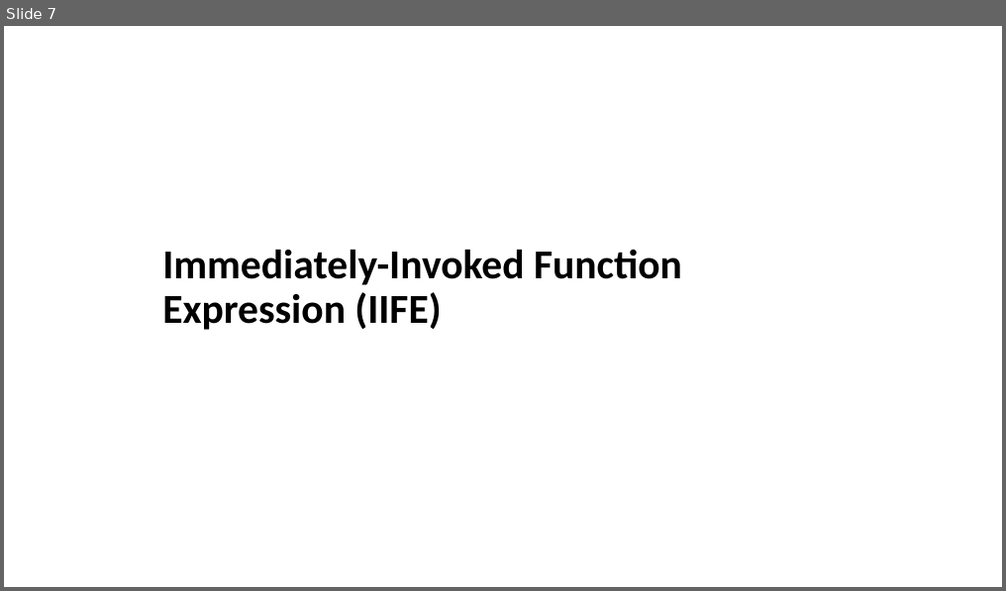
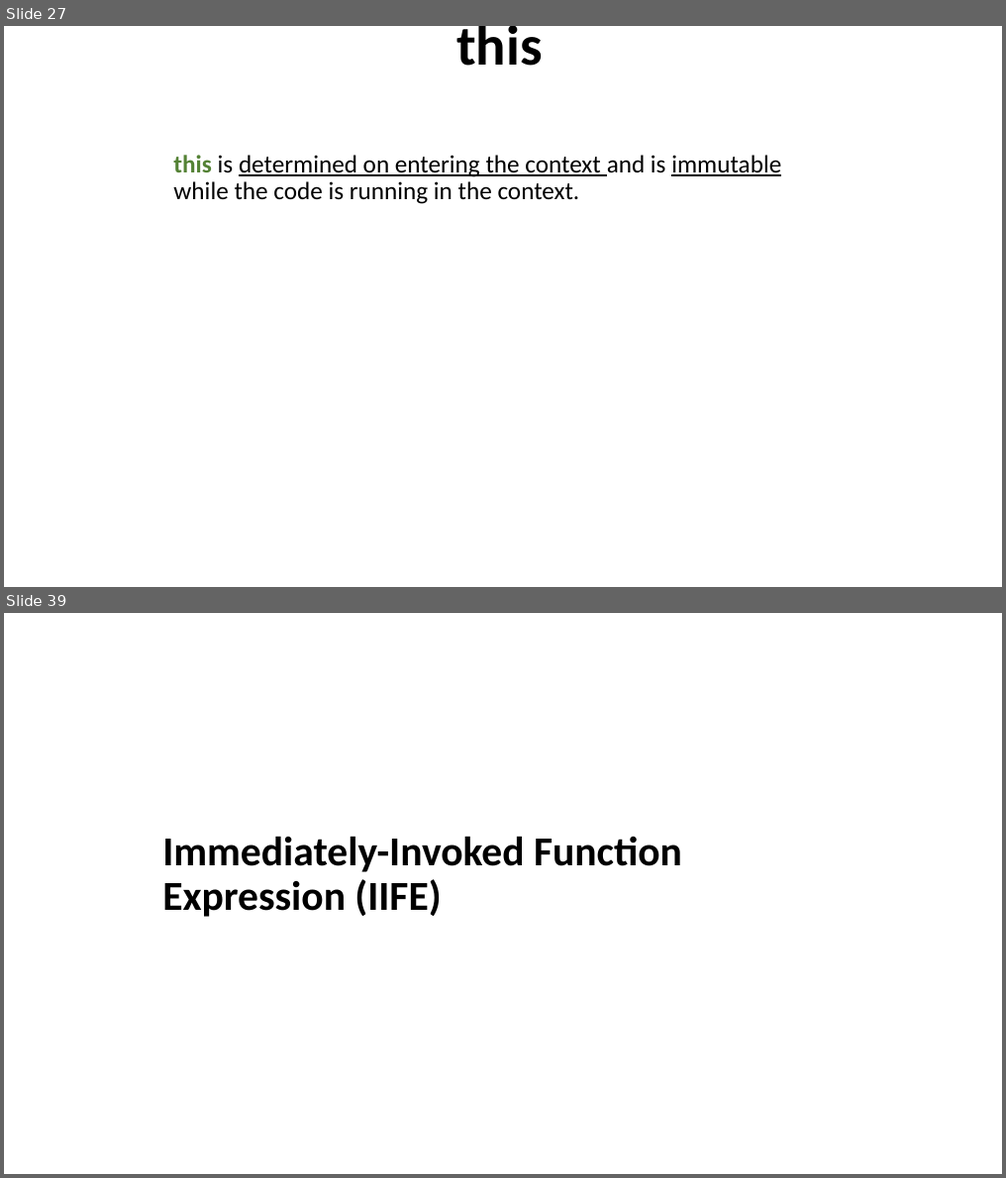
Before and after one commit to dzmitry-varabei/front-end-course, a slide deck: lecture-4-functions/lecture4-functions.pptx. Shown one above the other, each under a label of ours: slide 7 before the commit, slides 27 and 39 after it; the slides between them are not shown. The pictures are 1006x591 and 1006x1178 pixels, drawn with LibreOffice and Linux fonts; fonts in the diff are those of the drawing. Boxes give left, top, right and bottom in pixels: in the first picture for what was removed or moved away, otherwise in the second. Text is boxed around its words. In the diff, an @@ line names an element or a change of style, - is before the commit and + after.

```diff
--- a/lecture-4-functions/lecture4-functions.pptx
+++ b/lecture-4-functions/lecture4-functions.pptx
@@ slide 27 added at [4,26,1002,587], background #FFFFFF @@
@@ title added at [456,26,542,66], 54 pt, text #000000, bold @@
+this
@@ text added at [173,155,781,204], 24 pt, text #000000 @@
+this is determined on entering the context and is immutable while the code is running in the context.
@@ what was slide 7 is now slide 39 @@
```
Also in this commit, not shown: 1 slide changed, 68 other slides added, 14 other files.
